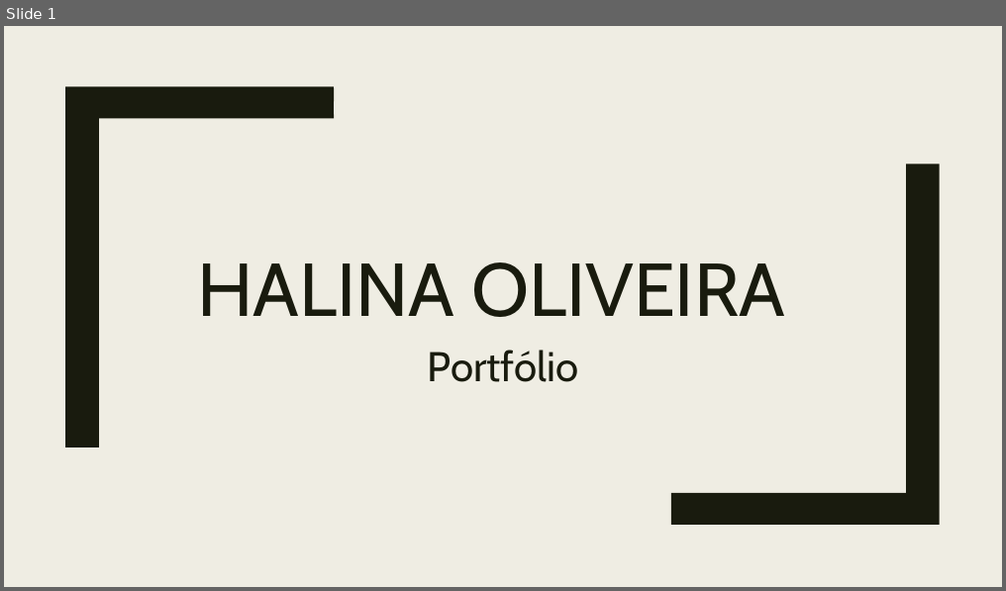
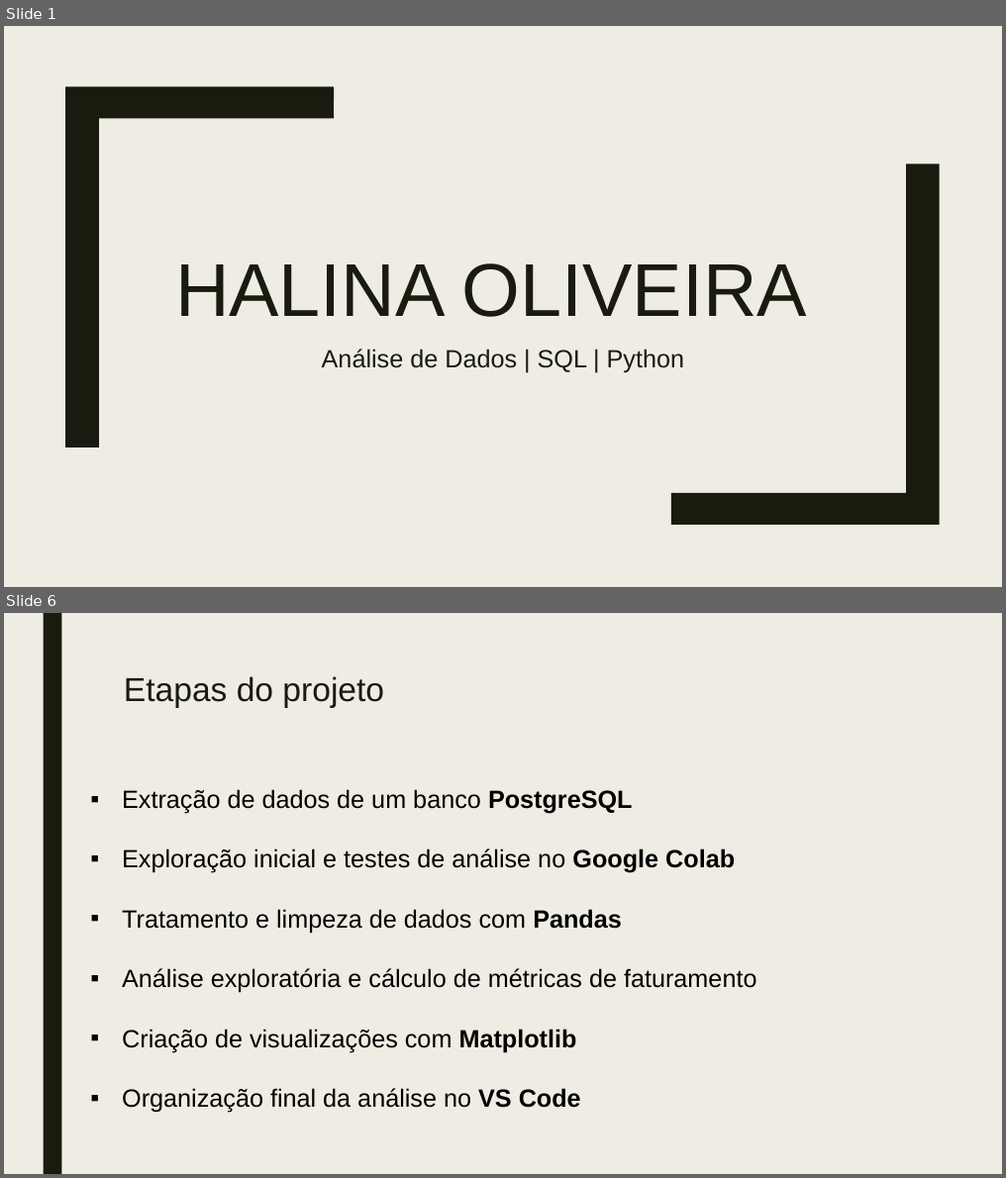
Before and after one commit to Halina23/Portfolio-Halina-Oliveira, a slide deck: Halina Oliveira.Portfolio.pptx. Shown one above the other, each under a label of ours: slide 1 before the commit, slides 1 and 6 after it; the slides between them are not shown. The pictures are 1006x591 and 1006x1178 pixels, drawn with LibreOffice and Linux fonts; fonts in the diff are those of the drawing. Boxes give left, top, right and bottom in pixels: in the first picture for what was removed or moved away, otherwise in the second. Text is boxed around its words. In the diff, an @@ line names an element or a change of style, - is before the commit and + after.

```diff
--- a/Halina Oliveira.Portfolio.pptx
+++ b/Halina Oliveira.Portfolio.pptx
@@ slide 6 added at (x1=4, y1=613, x2=1002, y2=1174), background #EFEDE3 @@
@@ rectangle added at (x1=43, y1=613, x2=61, y2=1174), fill #191B0E @@
@@ title added at (x1=124, y1=676, x2=384, y2=708), 32 pt, text #191B0E @@
+Etapas do projeto
@@ text added at (x1=122, y1=789, x2=756, y2=1113), 24 pt, text #000000 @@
+▪ Extração de dados de um banco PostgreSQL
+▪ Exploração inicial e testes de análise no Google Colab
+▪ Tratamento e limpeza de dados com Pandas
+▪ Análise exploratória e cálculo de métricas de faturamento
+▪ Criação de visualizações com Matplotlib
+▪ Organização final da análise no VS Code
@@ slide 1 changed as well @@
@@ title "HALINA OLIVEIRA" at (x1=175, y1=264, x2=807, y2=317): font Cabin to Arial @@
@@ subtitle at (x1=322, y1=349, x2=684, y2=373): text changed; size 40 to 24 pt; font Cabin to Arial @@
-Portfólio
+Análise de Dados | SQL | Python
```
Also in this commit, not shown: 4 other slides changed, 8 other slides added, 7 slides removed.
